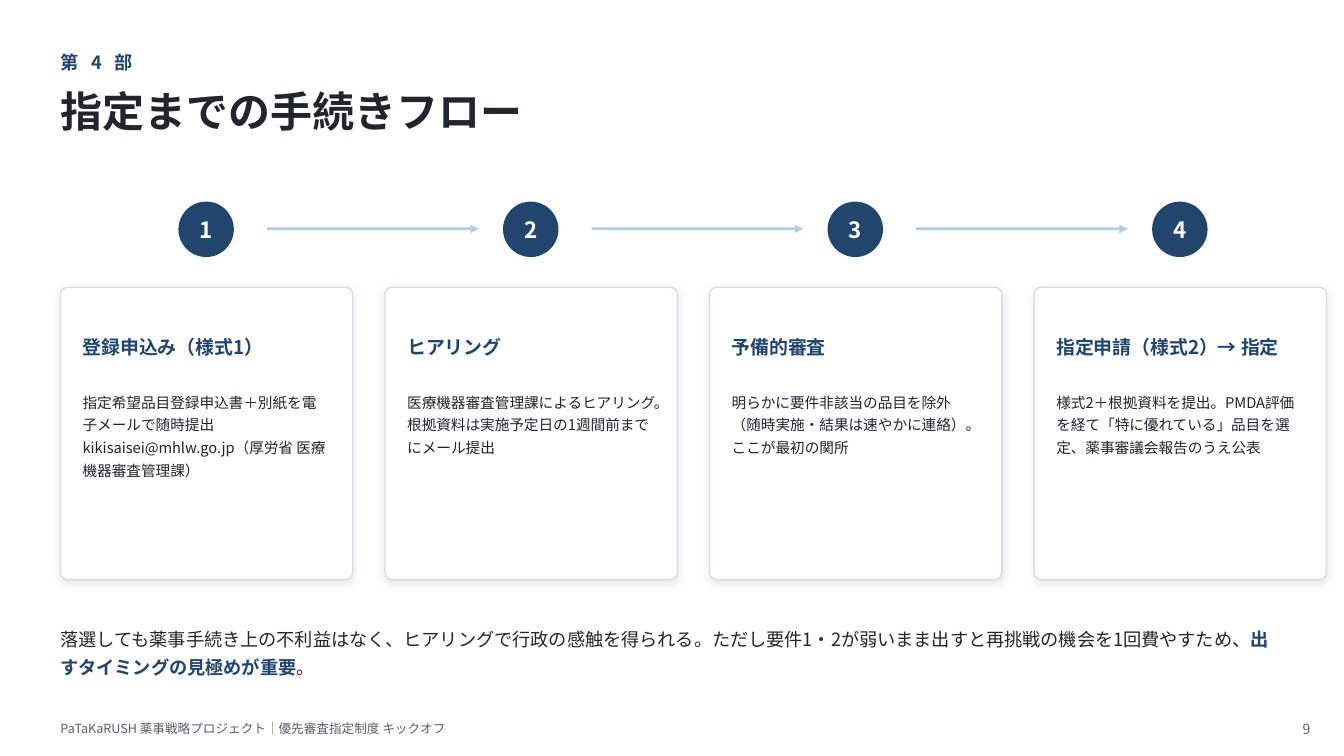
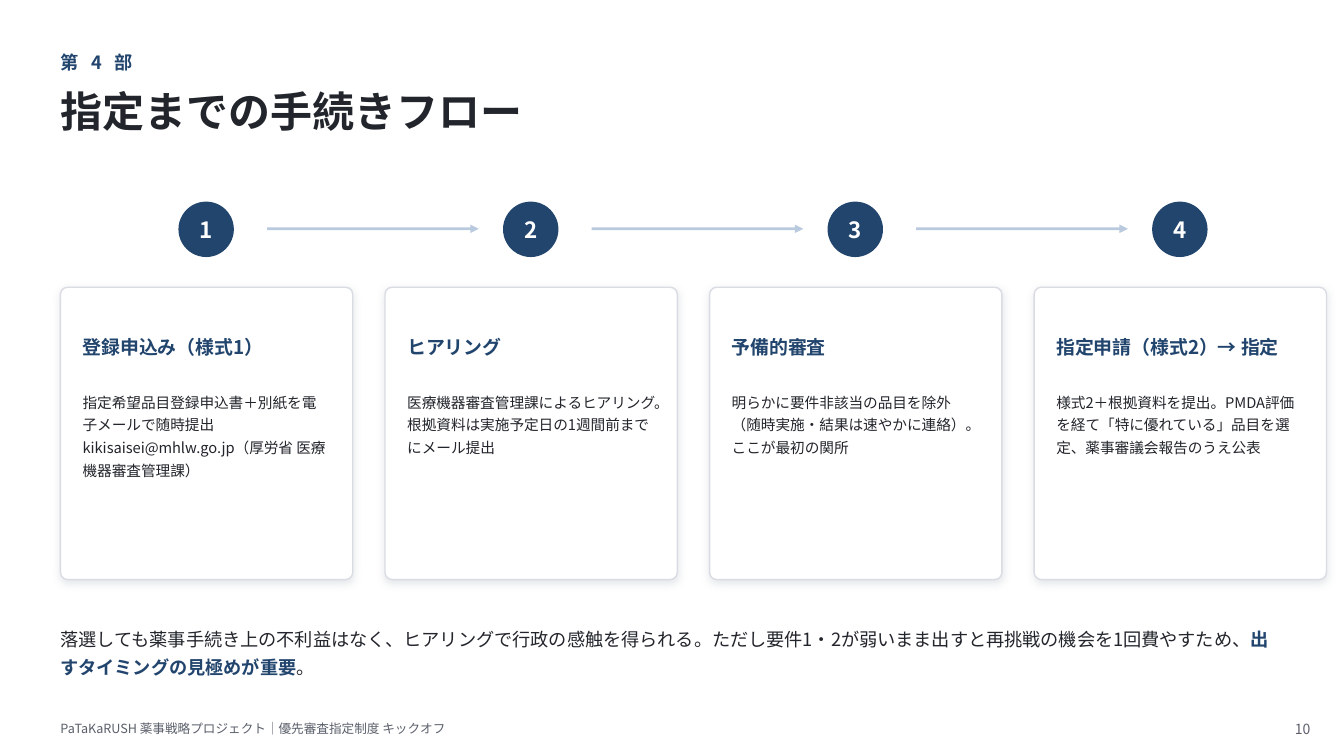
Before and after one commit to Cizeta-connectrum/ProjectManagement, a slide deck: slide 10 of docs/regulatory/09_キックオフ資料_優先審査指定制度.pptx (slide 9 before the commit). Drawn at 1344x756 pixels with LibreOffice and Linux fonts; fonts in the diff are those of the drawing. Boxes give left, top, right and bottom in pixels: in the first picture for what was removed or moved away, otherwise in the second. Text is boxed around its words. In the diff, an @@ line names an element or a change of style, - is before the commit and + after.

```diff
--- a/docs/regulatory/09_キックオフ資料_優先審査指定制度.pptx
+++ b/docs/regulatory/09_キックオフ資料_優先審査指定制度.pptx
@@ text at box(1295, 723, 1311, 734): text changed @@
-9
+10
```
Also in this commit, not shown: 7 other slides changed, 1 slide added, 2 other files.
